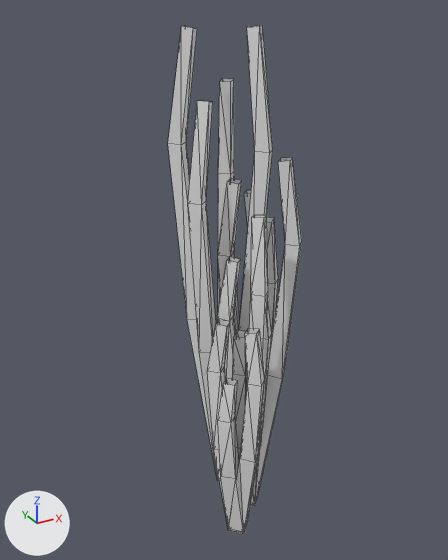
Two versions of the OBJ model game/assets/models/plants/SM_Plant_HeliconiaYoung_Stem.obj, one commit apart.
Both versions are drawn from a camera (50 mm lens) standing at (-0.501, -0.901, 0.902) and looking at (-0.02, -0.026, 0.464). Every picture has the same lights, and +X, +Y and +Z are marked at lower left. The first picture is the older version. Mesh edges are drawn as thin lines. Where no turn or scale is listed for an object, it has been applied to the vertices.

The first picture shows 'SM_Plant_HeliconiaYoung_Stem'.
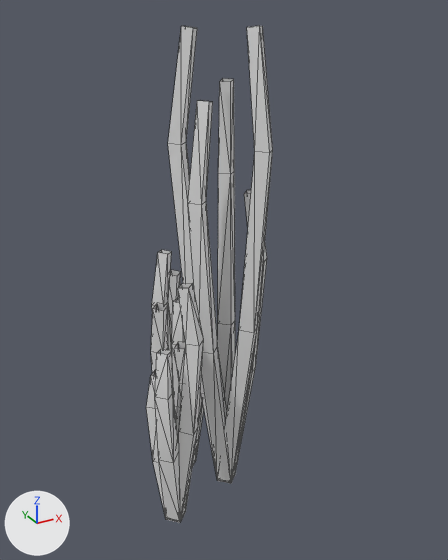
Boxes [x1, y1, x2, y2] around the edits, measured in the pictures (448 x 560 px; the box of a moved part takes in the faces that stretch with it):
'SM_Plant_HeliconiaYoung_Stem', reshaped: before [168, 26, 302, 534]; after [146, 26, 273, 523]
part 1 of me_sm_plant_heliconiayoung_stem, moved or reshaped: before [207, 158, 302, 533]; after [151, 250, 204, 522]

Edits to the bpy script that builds the scene:
```text
Change me_sm_plant_heliconiayoung_stem:
    used by ob_sm_plant_heliconiayoung_stem; location = (0.0, 0.0, 0.0)
    remove me_sm_plant_heliconiayoung_stem.from_pydata(...)  # 240 vertices, 390 faces; spans x -0.095..0.083, y -0.186..0.083, z -0.003..0.877
    add me_sm_plant_heliconiayoung_stem.from_pydata(...)  # 240 vertices, 390 faces; spans x -0.179..0.07, y -0.098..0.137, z -0.003..0.877
    me_sm_plant_heliconiayoung_stem part 1
    17 vertices are removed from x -0.056..0.083, y -0.149..-0.064, z 0.003..0.606
    144 faces are deleted
    4 vertices in x -0.095..-0.062, y -0.121..-0.087, z 0.344 move by (-0.06, 0.099, 0.003)
    3 vertices in x -0.03..0.003, y -0.038..-0.021, z 0.511 move by (-0.007, 0.072, -0.152)
    3 vertices in x 0.041..0.074, y -0.055..-0.038, z 0.458 move by (-0.133, 0.104, -0.14)
    3 vertices in x -0.076..-0.06, y -0.154..-0.121, z 0.263 move by (-0.086, 0.109, -0.011)
    130 vertices move from x -0.093..0.067, y -0.186..-0.005, z -0.003..0.685 to x -0.179..-0.011, y -0.097..0.103, z -0.003..0.495
    17 vertices are added at x -0.116..-0.003, y 0.079..0.137, z -0.003..0.437
    144 new faces join them
```
